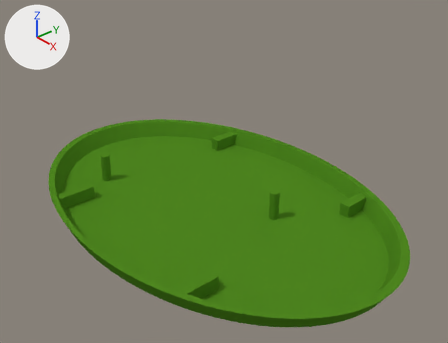
The Blender file models/turtle-01/turtle.blend: old version first, new version second.
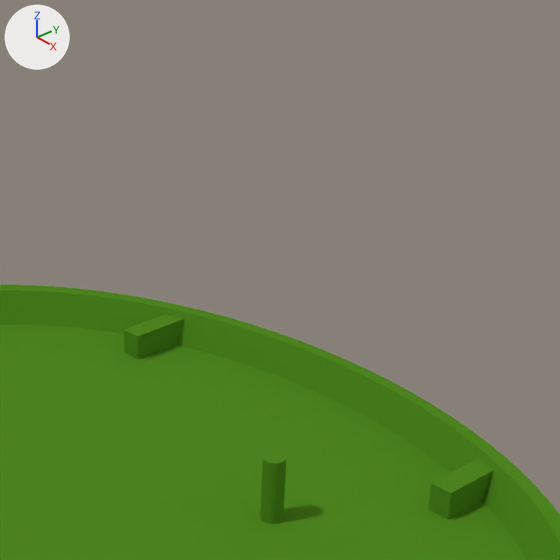
There are two pictures of each version: one whole from a 50 mm lens placed at (0.087, -0.135, 0.097), pointed at (-0.072, 0.002, -0.016), one close up on the part from 36% to 88% of the width and 0% to 68% of the height. Lighting does not change. The marker at upper left points along +X, +Y and +Z.

The older version as bpy lines, for what is in view:
```python
me_turtle = bpy.data.meshes.new('Turtle')
me_turtle.from_pydata(...)  # 616 vertices, 553 faces; spans x -0.055..0.055, y -0.055..0.055, z -0.001..0.01
me_turtle.materials.append(mat_green)  # green #4f8720
ob_turtle = bpy.data.objects.new('Turtle', me_turtle)
ob_turtle.location = (-0.0427, -0.0284, -0.0068)
ob_turtle.scale = (1.2, 0.8, 1.0)
```
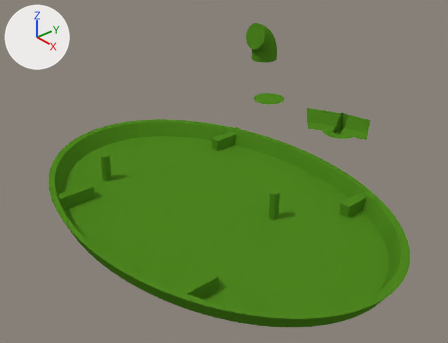
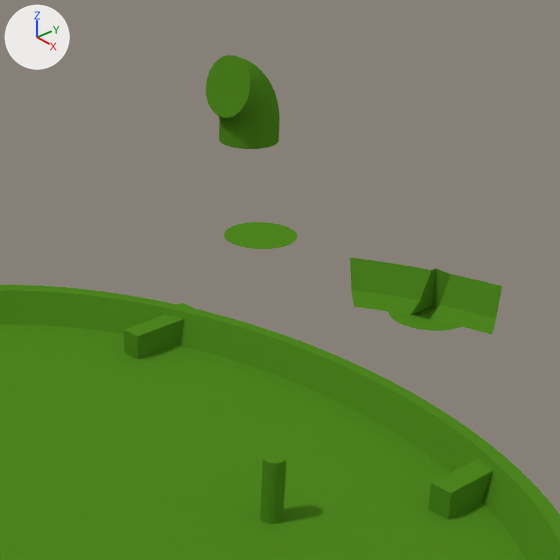
Commit message: Update the turtle

Where the change shows, as pixel boxes [x1, y1, x2, y2] in the close-ups (560 x 560 px):
'Turtle', reshaped
    before: [0, 285, 560, 560]
    after: [0, 55, 560, 560]
part 1 of me_turtle, added (green)
    after: [206, 55, 280, 149]
part 2 of me_turtle, added (green)
    after: [350, 258, 502, 334]
part 3 of me_turtle, added (green)
    after: [224, 222, 297, 249]
part 4 of me_turtle, built on
    both: [160, 301, 202, 315]

The change, as a list of edits to the scene's bpy script:
```text
Change me_turtle:
    used by ob_turtle; location = (-0.0427, -0.0284, -0.0068); scale = (1.2, 0.8, 1.0)
    remove me_turtle.from_pydata(...)  # 616 vertices, 553 faces; spans x -0.055..0.055, y -0.055..0.055, z -0.001..0.01
    add me_turtle.from_pydata(...)  # 1451 vertices, 1233 faces, 1 loose edge; spans x -0.0977..0.055, y -0.055..0.172, z -0.0052..0.0156
    me_turtle part 1: a new loose piece of 700 vertices spanning x -0.0977..-0.0861, y 0.1518..0.172, z -0.0052..0.0156, in mat_green (green #4f8720)
    me_turtle part 2: a new loose piece of 80 vertices spanning x -0.023..-0.0008, y 0.0887..0.1071, z -0.001..0.006, in mat_green (green #4f8720)
    me_turtle part 3: a new loose piece of 50 vertices spanning x -0.0538..-0.0421, y 0.094..0.1115, z -0.001, in mat_green (green #4f8720)
    me_turtle part 4
    4 vertices are removed from x -0.0268..-0.0241, y 0.0422..0.0482, z -0.001..0.006
    8 faces are deleted
    9 vertices are added at x -0.027..-0.0243, y 0.0421..0.0493, z -0.001..0.006
    1 loose edge is added
    15 new faces join them
```
